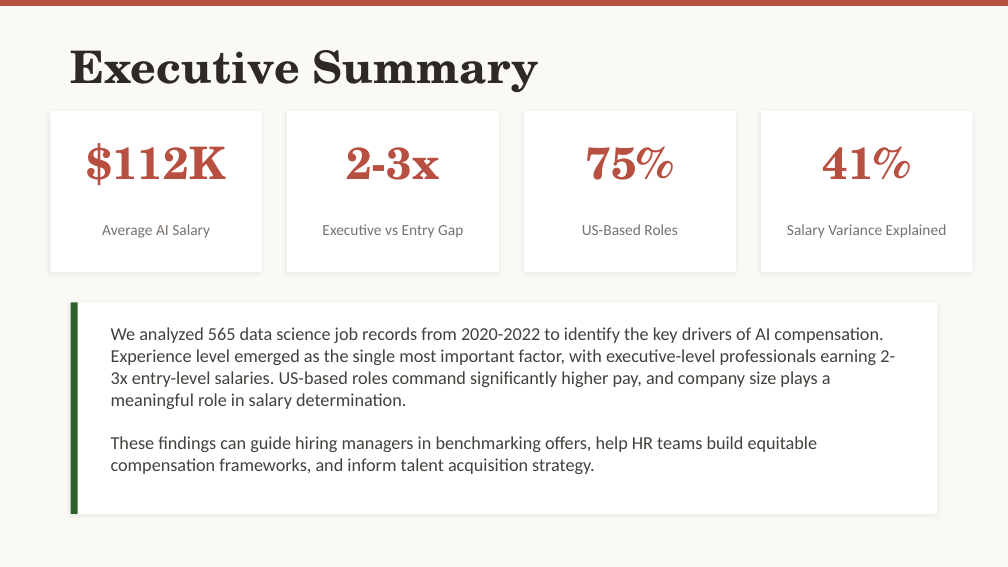
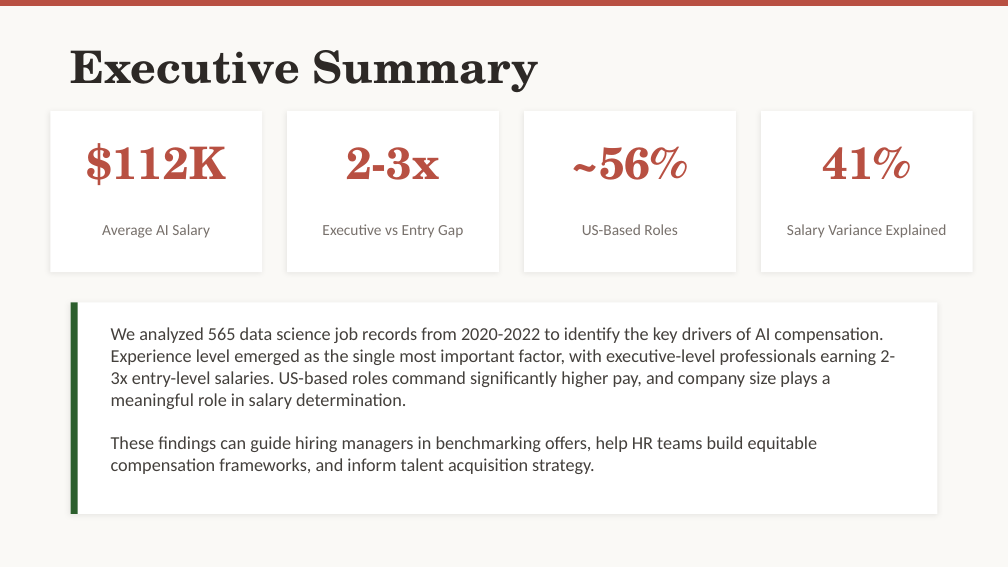
Before and after one commit to GeneralJerel/ai-salary-predictor, a slide deck: slide 2 of reports/presentation-slides/Jerel_Velarde_Business_Presentation.pptx. Drawn at 1008x567 pixels with LibreOffice and Linux fonts; fonts in the diff are those of the drawing. Boxes give left, top, right and bottom in pixels: in the first picture for what was removed or moved away, otherwise in the second. Text is boxed around its words. In the diff, an @@ line names an element or a change of style, - is before the commit and + after.

```diff
--- a/reports/presentation-slides/Jerel_Velarde_Business_Presentation.pptx
+++ b/reports/presentation-slides/Jerel_Velarde_Business_Presentation.pptx
@@ text at <box>572,146,688,180</box>: text changed @@
-75%
+~56%
```
Also in this commit, not shown: 1 other slide changed, 2 other files.
